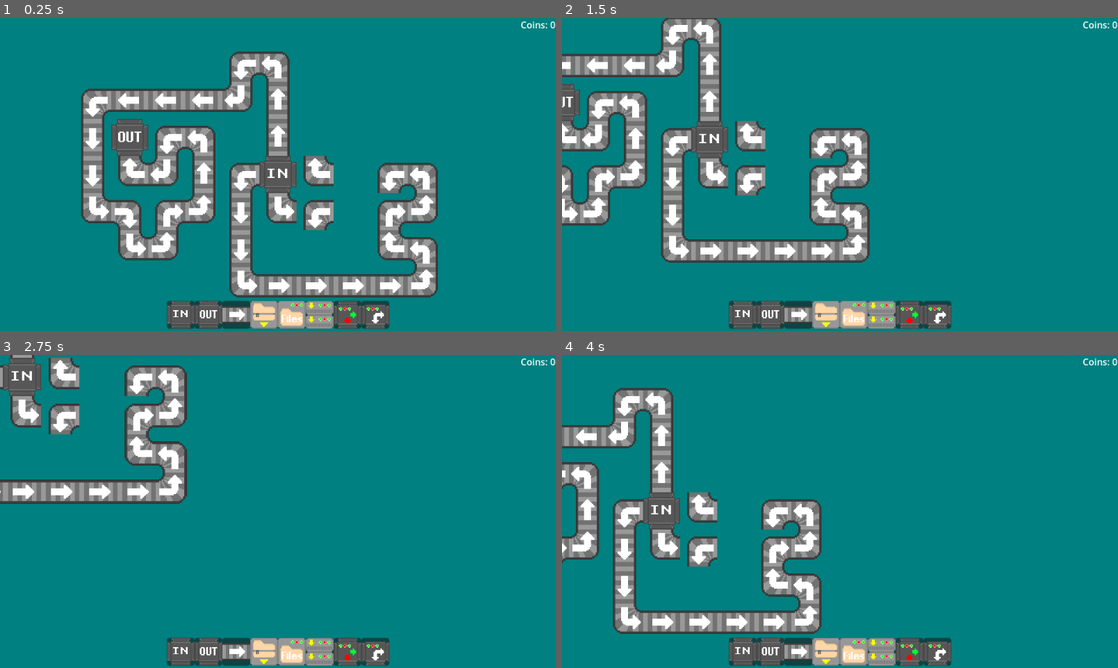
Above: before the commit, frames 1-4 (two rows, left to right).
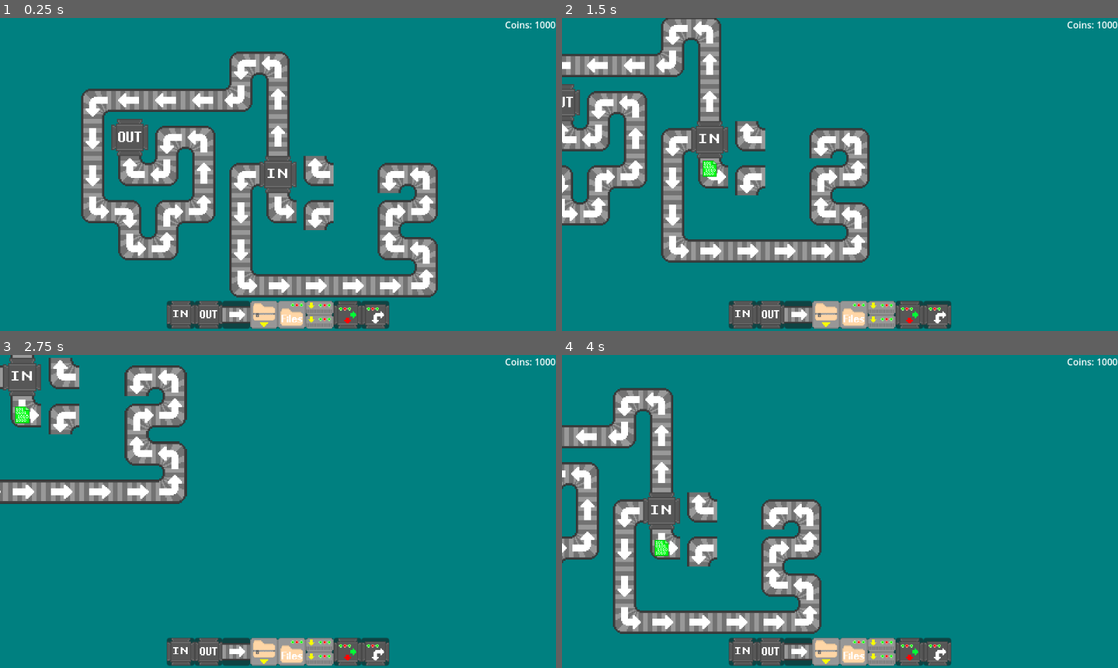
Above: after the commit, the same moments.

Repository: Birb-Games/gmtk-game-jam-2024
Game: Godot game, scene res://scenes/Root.tscn
Two runs of this game, one before a commit and one after it. Both use one fixed random seed, a clock stepped at 60 frames per second and the inputs below.
Inputs (mouse positions are in pixels of both pictures, inside the frame that each line leads up to):
- Up to frame 1 (0.25 s): no input
- Up to frame 2 (1.5 s): move the mouse to (962, 158) at 0.52 s; press the mouse at (962, 158) at 0.53 s; hold D (right) 0.53-1.28 s; move the mouse to (728, 190) at 1.27 s; release the mouse at (728, 190) at 1.28 s; hold S (down) from 1.28 s (still down); click (728, 190) at 1.35 s
- Up to frame 3 (2.75 s): move the mouse to (333, 442) at 2.02 s; release S (down) at 2.03 s; hold D (right) from 2.03 s (still down); hold Mouse wheel up (zoom_in) from 2.03 s (still down); click (333, 442) at 2.3 s
- Up to frame 4 (4 s): move the mouse to (812, 574) at 2.77 s; release D (right) at 2.78 s; release Mouse wheel up (zoom_in) at 2.78 s; hold W (up) 2.78-3.53 s; tap Mouse wheel down (zoom_out) at 2.85 s; click (812, 574) at 3.05 s; move the mouse to (1006, 558) at 3.52 s; press the mouse at (1006, 558) at 3.53 s; hold A (left) from 3.53 s (still down)

The runs differ from the first frame. In frame 1, 0.1% of the frame differs, in the area x 90-100%, y 1-4%; in frame 2, 0.3%; in frame 3, 0.3%, in the area x 2-100%, y 1-22%; in frame 4, 0.3%.
Error before the commit: Invalid call. Nonexistent function 'add_coins' in base 'CanvasLayer (hud.gd)'. (res://scripts/root.gd:59)

Commit message:
Fix merge bug
Signed-off-by: Colin <cfinn68916@gmail.com>

Diff:
--- a/scripts/root.gd
+++ b/scripts/root.gd
@@ -2,7 +2,7 @@
 
 @export var get_request: PackedScene
 
-var coins: int = 0
+var coins: int = 1000
 
 # keeps track of the number of backed up requests, if any of these
 # exceed a certain threshold then you lose the game
@@ -48,15 +48,15 @@
 func add_tile(id: String, x: int, y: int) -> void:
 	if id == "in":
 		input_pipes.push_back(Vector2i(x, y))
-	if($HUD.get_coins()>=tile_costs[id]):
-		$HUD.add_coins(-tile_costs[id])
+	if(coins>=tile_costs[id]):
+		add_coins(-tile_costs[id])
 		$TileMapLayer.set_cell(Vector2i(x, y), 0, tile_atlas_positions[id], 0)
 	else:
 		print("insufficent funds")
 
 # Called when the node enters the scene tree for the first time.
 func _ready() -> void:
-	$HUD.add_coins(100) # Makes sure the user starts with 100 coins
+	add_coins(100) # Makes sure the user starts with 100 coins
 	add_tile("in", 1, 1)
 
 func update_timers(dt: float) -> void:
